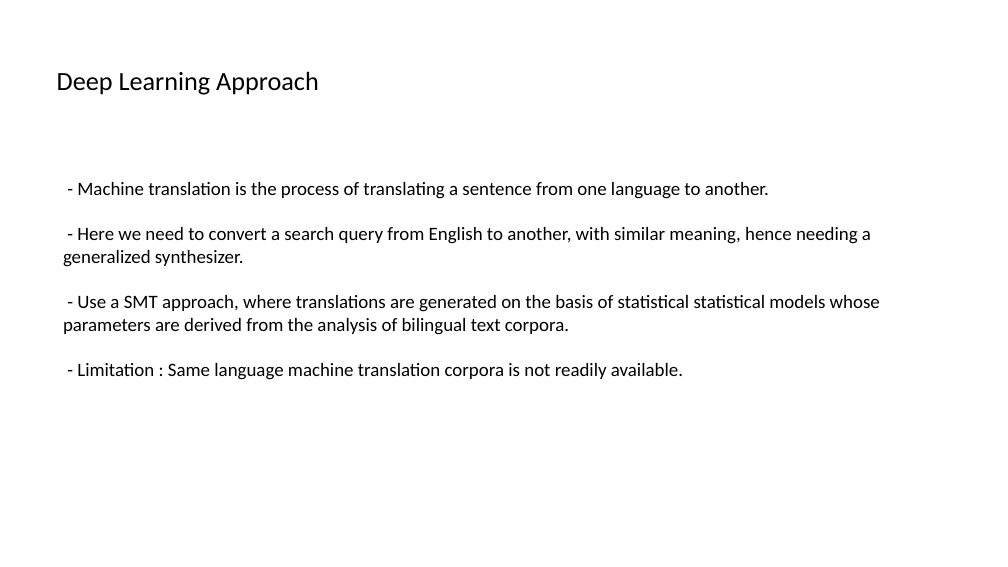
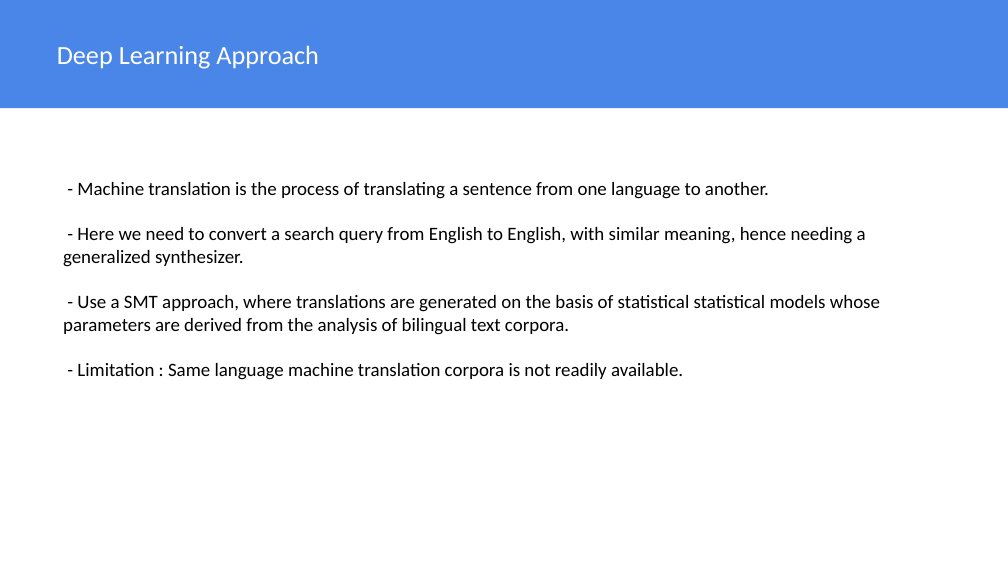
Before and after one commit to JayLohokare/who-am-I, a slide deck: slide 14 of Who am I.pptx. Drawn at 1008x567 pixels with LibreOffice and Linux fonts; fonts in the diff are those of the drawing. Boxes give left, top, right and bottom in pixels: in the first picture for what was removed or moved away, otherwise in the second. Text is boxed around its words. In the diff, an @@ line names an element or a change of style, - is before the commit and + after.

```diff
--- a/Who am I.pptx
+++ b/Who am I.pptx
@@ rectangle added at <box>0,0,1008,108</box>, fill #4A86E8 @@
@@ text "Deep Learning Approach": place and size @@
-text "Deep Learning Approach" at <box>57,71,319,95</box>
+text "Deep Learning Approach" at <box>57,46,319,69</box>
@@ text "Deep Learning Approach" at <box>57,46,319,69</box>: text colour #000000 to #FFFFFF @@
@@ text at <box>63,227,866,267</box>: text changed @@
-- Here we need to convert a search query from English to another, with similar meaning, hence needing a generalized synthesizer.
+- Here we need to convert a search query from English to English, with similar meaning, hence needing a generalized synthesizer.
```
Also in this commit, not shown: 19 other slides changed.
